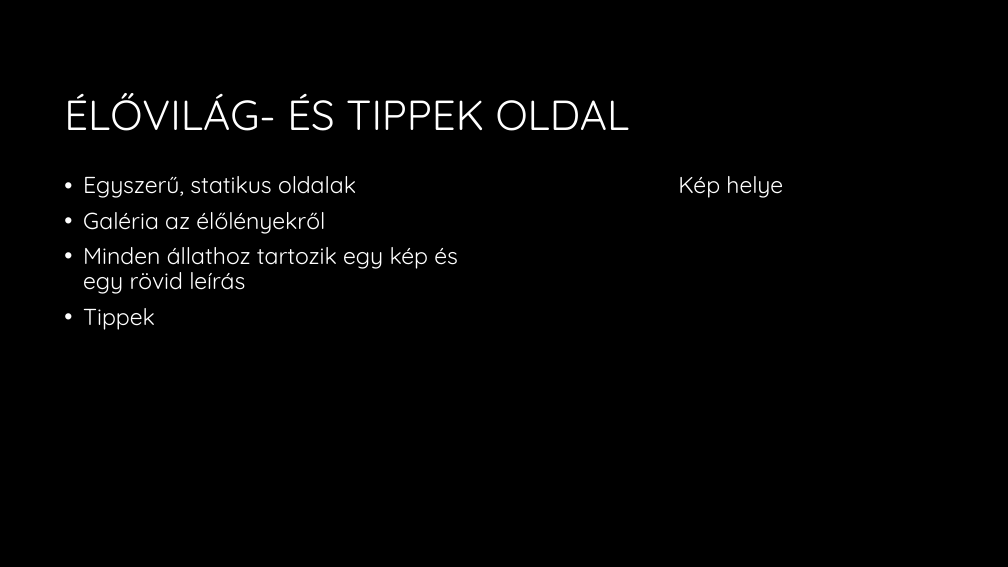
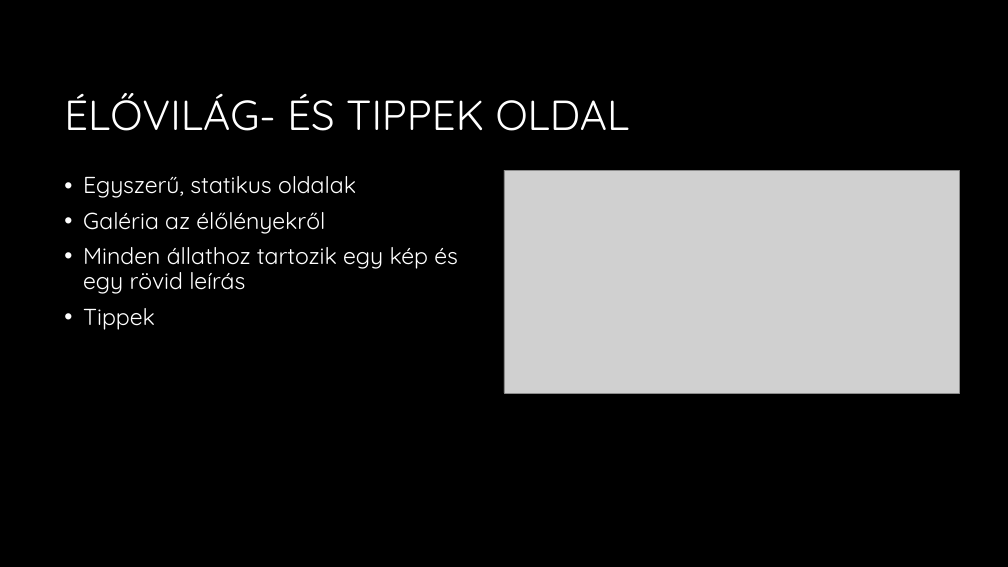
Before and after one commit to GyorgyiViktor/Esoerdo-Projekt, a slide deck: slide 6 of docs/Esőerdő Projekt bemutató.pptx. Drawn at 1008x567 pixels with LibreOffice and Linux fonts; fonts in the diff are those of the drawing; grey boxes stand for pictures; background and template pictures are left out. Boxes give left, top, right and bottom in pixels: in the first picture for what was removed or moved away, otherwise in the second. Text is boxed around its words. In the diff, an @@ line names an element or a change of style, - is before the commit and + after.

```diff
--- a/docs/Esőerdő Projekt bemutató.pptx
+++ b/docs/Esőerdő Projekt bemutató.pptx
@@ picture added at (x1=504, y1=170, x2=960, y2=393) @@
@@ text removed at (x1=678, y1=176, x2=783, y2=198) @@
-Kép helye
```
Also in this commit, not shown: 2 other slides changed.
